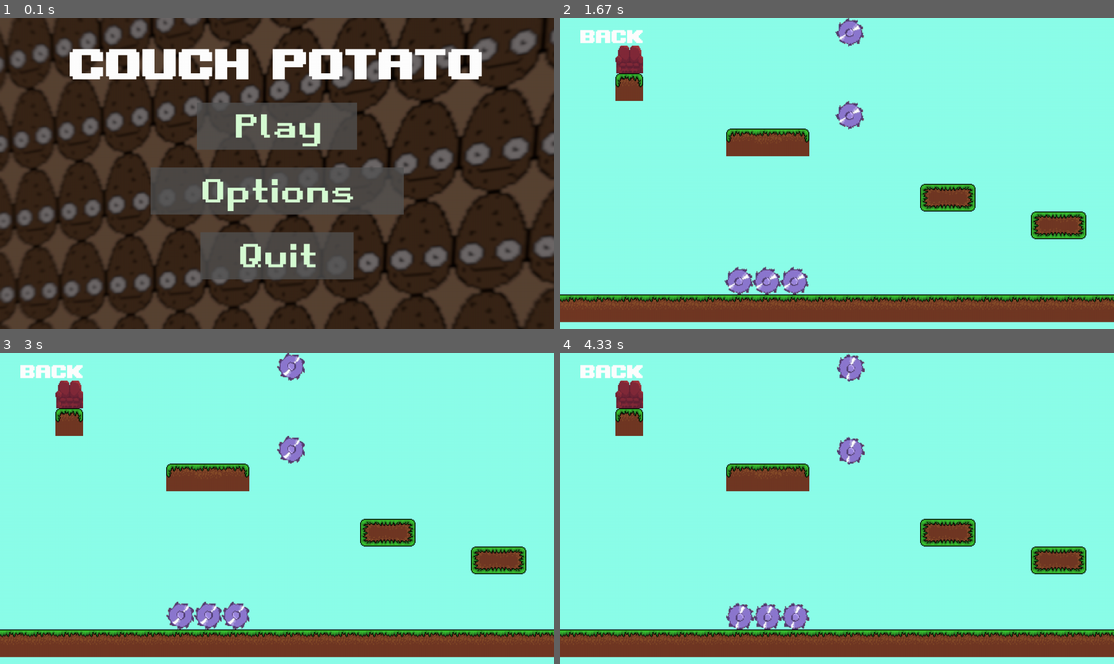
Above: before the commit, frames 1-4 (two rows, left to right).
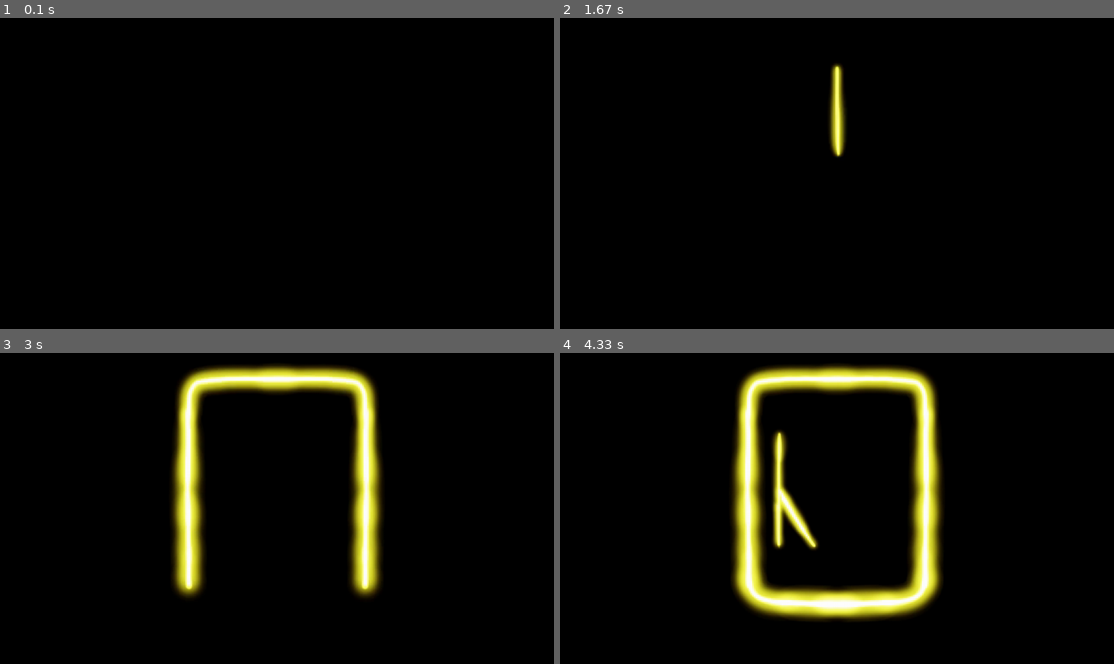
Above: after the commit, the same moments.

Repository: 6Danio6/gra-pygame
Game: pygame game, started from main.py
Same seed, same stepped clock (60 frames per second), same inputs: the game is played once before the commit and once after it.
Inputs (mouse positions are in pixels of both pictures, inside the frame that each line leads up to):
- Up to frame 1 (0.1 s): no input
- Up to frame 2 (1.67 s): click (837, 126) at 0.38 s, where only the run before the commit has a clickable "Play"; click (770, 148) at 0.72 s, where only the run before the commit has a clickable "1"; hold A 1-1.53 s
- Up to frame 3 (3 s): no input
- Up to frame 4 (4.33 s): no input

The runs differ from the first frame. In frame 1, 99% of the frame differs, in the area x 0-100%, y 0-100%; in frame 2, 99%; in frame 3, 99%; in frame 4, 99%.

Commit message:
powinno byc kamera i intro

Diff:
--- a/gra.py
+++ b/gra.py
@@ -6,18 +6,20 @@
     tile_pics = settings.load_tiles()
     game_map = settings.load_map(f"maps/map{map_number}.txt")
     player = Player(player_x, player_y)
-    tiles, saws, couch = settings.display_map(game_map, tile_pics, settings.angle)
+    tiles, saws, couch, spikes = settings.display_map(game_map, tile_pics, settings.angle)
     while True:
         PLAY_MOUSE_POS = pygame.mouse.get_pos()
 
         settings.Display.fill((140, 255, 234))
 
         settings.angle -= 2
+        settings.scroll[0] += (player.hitbox.x - settings.scroll[0] - 300)
+        settings.scroll[1] += (player.hitbox.y - settings.scroll[1] - 152)
 
         keys = pygame.key.get_pressed()
-        tiles, saws, couch = settings.display_map(game_map, tile_pics, settings.angle)
+        tiles, saws, couch, spikes = settings.display_map(game_map, tile_pics, settings.angle)
 
-        player.tick(keys, tiles, saws, couch)
+        player.tick(keys, tiles, saws, spikes, couch)
         player.draw()
 
         PLAY_BACK = Button(image=None, pos=(120, 40), text_input="BACK", font=settings.get_font(1,60), base_color="White", hovering_color="Green")
--- a/kartofel.py
+++ b/kartofel.py
@@ -1,4 +1,4 @@
-import pygame, settings, menu
+import pygame, settings, menu, time
 
 class Player:
     def __init__(self, player_x, player_y):
@@ -17,8 +17,9 @@
         self.current_frame = 0
         self.flip = False
         self.picture_cords = [0,0]
+        self.potato_image = pygame.image.load("on_couch_potato.png")
 
-    def tick(self, keys, tiles, saws, couch):
+    def tick(self, keys, tiles, saws, spikes,couch):
         self.picture_cords = [self.hitbox.x, self.hitbox.y]
         self.movement = [0,0]
         if keys[pygame.K_w]:
@@ -60,9 +61,12 @@
             self.current_frame += 1
         if len(settings.collision_test(self.hitbox,saws)) > 0:
             menu.Menu()
+        if len(settings.collision_test(self.hitbox,spikes)) > 0:
+            menu.Menu()
         if len(settings.collision_test(self.hitbox,couch)) > 0:
+            settings.Display.blit(self.potato_image,(self.picture_cords[0]-2 ,self.picture_cords[1]+4))
             menu.Menu()
 
     def draw(self):
         self.image = pygame.transform.flip(self.image,self.flip,False)
-        settings.Display.blit(self.image,(self.picture_cords[0] ,self.picture_cords[1]))
+        settings.Display.blit(self.image,(self.picture_cords[0] - settings.scroll[0] ,self.picture_cords[1] - settings.scroll[1]))
--- /dev/null
+++ b/lol.py
@@ -0,0 +1,39 @@
+import pygame
+
+clock = pygame.time.Clock()
+
+window_size = [1280,720]
+
+Display = pygame.Surface((640,360))
+
+screen = pygame.display.set_mode(window_size)
+
+def load_intro(path, frame_durations):
+    intro_frames = []
+    n = 1
+    for frame in frame_durations:
+        if n < 10:
+            img_loc = path + "/" + "0000" + str(n) + ".png"
+        else:
+            img_loc = path + "/" + "000" + str(n) + ".png"
+        frame_image = pygame.image.load(img_loc)
+        for i in range(frame):
+            intro_frames.append(frame_image)
+        n += 1
+    return intro_frames
+
+def intro():
+    intro = load_intro("intro", [6, 6, 6, 6, 6, 6, 6, 6, 6, 6, 6, 6, 6, 6, 6, 6, 6, 6, 6, 6, 6, 6, 6, 6, 6, 6, 6, 6, 6, 6, 6, 6, 6, 6, 6, 6, 6, 6, 6, 6, 6, 6, 6, 6, 6, 6, 6, 6, 6, 6, 6, 6, 6, 6, 6, 6, 6, 6, 6, 6, 6, 6, 6, 6, 6, 6, 6, 6, 6, 6, 6, 6, 6])
+    intro_end = load_intro("intro/intro end",[6,6,6,6])
+    breake = False
+    i = 0
+    j = 0
+    for frame in intro:
+        Display.blit(frame, (0,0))
+        screen.blit(pygame.transform.scale(Display,(window_size)),(0,0))
+        pygame.display.update()
+        clock.tick(60)
+
+    pygame.quit()
+
+intro()
--- a/main.py
+++ b/main.py
@@ -1,9 +1,9 @@
 import pygame
-from menu import Menu
+import settings
 
 pygame.init()
 
 def main():
-    Menu()
+    settings.intro()
 if __name__ == "__main__":
     main()
--- a/maps/map1.txt
+++ b/maps/map1.txt
@@ -1,6 +1,6 @@
 00 00 00 00 00 00 00 00 00 00 98 00 00 00 00 00 00 00 00 00
 00 00 99 00 00 00 00 00 00 00 00 00 00 00 00 00 00 00 00 00
-00 00 49 00 00 00 00 00 00 00 00 00 00 00 00 00 00 00 00 00
+00 00 49 49 00 00 00 00 00 00 00 00 00 00 00 00 00 00 00 00
 00 00 00 00 00 00 00 00 00 00 98 00 00 00 00 00 00 00 00 00
 00 00 00 00 00 00 25 05 29 00 00 00 00 00 00 00 00 00 00 00
 00 00 00 00 00 00 00 00 00 00 00 00 00 00 00 00 00 00 00 00
--- a/maps/map2.txt
+++ b/maps/map2.txt
@@ -6,7 +6,7 @@
 00 00 00 00 00 00 00 00 00 00 00 00 00 00 00 25 29 00 00 00
 00 00 00 00 00 00 00 00 00 00 25 29 00 00 00 00 00 00 00 00
 00 00 00 00 00 00 00 00 00 00 00 00 00 00 00 00 00 00 00 00
-05 05 05 05 05 05 00 00 00 00 00 00 00 00 00 00 00 00 00 00
+05 05 05 56 56 05 00 00 00 00 00 00 00 00 00 00 00 00 00 00
 00 00 00 00 00 00 00 00 00 00 00 00 00 00 00 00 00 00 00 00
 00 00 00 00 00 00 00 00 00 00 00 00 00 00 00 00 00 00 00 00
 00 00 00 00 00 00 00 00 00 00 00 00 00 00 00 00 00 00 00 00
--- a/settings.py
+++ b/settings.py
@@ -1,4 +1,4 @@
-import pygame, os
+import pygame, os, settings, menu
 
 clock = pygame.time.Clock()
 Clock = pygame.time.Clock()
@@ -13,15 +13,18 @@
 
 # extra
 
-icon = pygame.image.load("player_animations\idle\idle_0.png")
-pygame.display.set_icon(icon)
+pygame.display.set_icon(pygame.image.load("player_animations\idle\idle_0.png"))
 pygame.display.set_caption("Couch Potato")
+
+# variables
 
 saw_img = pygame.image.load("sawblade.png")
 saw_img = pygame.transform.scale(saw_img, (32,32))
 couch_img = pygame.image.load("couch.png")
-couch_img = pygame.transform.scale(couch_img, (32,32))
-angle = 0
+
+angle=0
+
+scroll = [0,0]
 
 # functions
 
@@ -72,30 +75,34 @@
         game_map.append(row.split(" "))
     return(game_map)
 
-def display_map(game_map, tilepics, angle):        #           1-53 = tiles        98 = saw        99 = couch
+def display_map(game_map, tilepics, angle):        #           1-55 = tiles        98 = saw        99 = couch
     tile_size = tilepics[0].get_width()
     tile_rects = []
     saw_rects = []
     couch_rect = []
+    spike_rects = []
     y = 0
     for row in game_map:
         x = 0
         for tile in row:
             for i in range(len(tilepics)):
-                if int(tile) == i+1:
-                    Display.blit(tilepics[i],(x * tile_size, y * tile_size))
+                if int(tile) == i+1 and i + 1 < 56:
+                    Display.blit(tilepics[i],(x * tile_size - settings.scroll[0], y * tile_size - settings.scroll[1]))
                     tile_rects.append(pygame.Rect(x * tile_size, y * tile_size, tile_size, tile_size))
                     break
+                elif int(tile) == i + 1:
+                    Display.blit(tilepics[i],(x * tile_size - settings.scroll[0], y * tile_size - settings.scroll[1]))
+                    spike_rects.append(pygame.Rect(x * tile_size, y * tile_size, tile_size, tile_size))
             if int(tile) == 98:
                 saw_img_copy = pygame.transform.rotate(saw_img,angle).copy()
-                Display.blit(saw_img_copy,(x*tile_size - int(saw_img_copy.get_width() / 2) + saw_img.get_width()/2, y*tile_size - int(saw_img_copy.get_height() / 2)+saw_img.get_height()/2))
+                Display.blit(saw_img_copy,((x*tile_size - int(saw_img_copy.get_width() / 2) + saw_img.get_width()/2) - settings.scroll[0], (y*tile_size - int(saw_img_copy.get_height() / 2)+saw_img.get_height()/2) - settings.scroll[1]))
                 saw_rects.append(pygame.Rect(x*tile_size + 10 , y*tile_size + 10, tile_size - 20, tile_size - 20))
             if int(tile) == 99:
-                Display.blit(couch_img,(x*tile_size, y*tile_size))
-                couch_rect.append(pygame.Rect(x*tile_size , y*tile_size, tile_size, tile_size))
+                Display.blit(couch_img,((x*tile_size+3) - settings.scroll[0] , (y*tile_size+4) - settings.scroll[1]))
+                couch_rect.append(pygame.Rect(x*tile_size , y*tile_size, couch_img.get_width(), couch_img.get_height()))
             x += 1
         y += 1
-    return tile_rects, saw_rects, couch_rect
+    return tile_rects, saw_rects, couch_rect, spike_rects
 
 def load_animation(path, frame_durations):
     animation_name = path.split("/")[-1]
@@ -112,3 +119,26 @@
 
 def get_font(number, size):
     return pygame.font.Font(f"fonts/font{number}.ttf", size)
+
+def load_intro(path, frame_durations):
+    intro_frames = []
+    n = 1
+    for frame in frame_durations:
+        if n < 10:
+            img_loc = path + "/" + "0000" + str(n) + ".png"
+        else:
+            img_loc = path + "/" + "000" + str(n) + ".png"
+        frame_image = pygame.image.load(img_loc)
+        for i in range(frame):
+            intro_frames.append(frame_image)
+        n += 1
+    return intro_frames
+
+def intro():
+    intro = load_intro("intro", [6, 6, 6, 6, 6, 6, 6, 6, 6, 6, 6, 6, 6, 6, 6, 6, 6, 6, 6, 6, 6, 6, 6, 6, 6, 6, 6, 6, 6, 6, 6, 6, 6, 6, 6, 6, 6, 6, 6, 6, 6, 6, 6, 6, 6, 6, 6, 6, 6, 6, 6, 6, 6, 6, 6, 6, 6, 6, 6, 6, 6, 6, 6, 6, 6, 6, 6, 6, 6, 6, 6, 6])
+    for frame in intro:
+        Display.blit(frame, (0,0))
+        screen.blit(pygame.transform.scale(Display,(window_size)),(0,0))
+        pygame.display.update()
+        clock.tick(60)
+    menu.Menu()
Binary file changed: couch.png
Binary file added: intro/00001.png
Binary file added: intro/00002.png
Binary file added: intro/00003.png
Binary file added: intro/00004.png
Binary file added: intro/00005.png
Binary file added: intro/00006.png
Binary file added: intro/00007.png
Binary file added: intro/00008.png
Binary file added: intro/00009.png
Binary file added: intro/00010.png
Binary file added: intro/00011.png
(and 70 more such lines)
